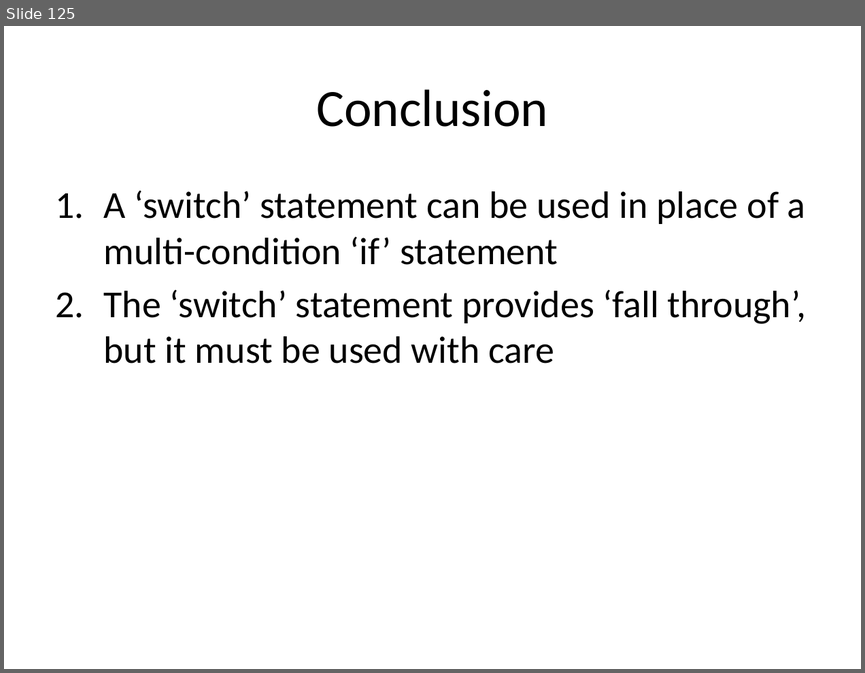
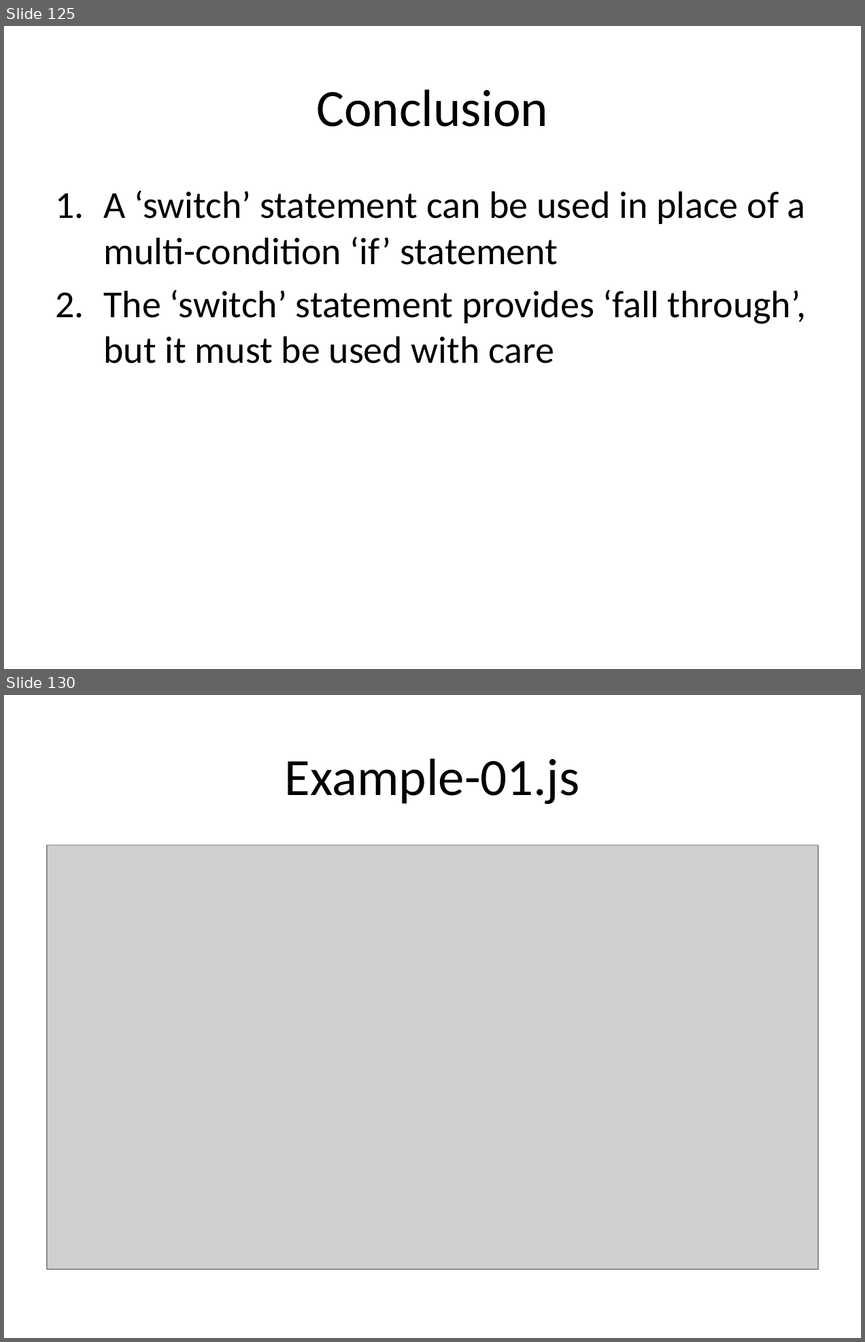
Before and after one commit to xiliax/web-programming-fundamentals, a slide deck: docs/learn-computer-programming.pptx. Shown one above the other, each under a label of ours: slide 125 before the commit, slides 125 and 130 after it; the slides between them are not shown. The pictures are 865x673 and 865x1342 pixels, drawn with LibreOffice and Linux fonts; fonts in the diff are those of the drawing; grey boxes stand for pictures. Boxes give left, top, right and bottom in pixels: in the first picture for what was removed or moved away, otherwise in the second. Text is boxed around its words. In the diff, an @@ line names an element or a change of style, - is before the commit and + after.

```diff
--- a/docs/learn-computer-programming.pptx
+++ b/docs/learn-computer-programming.pptx
@@ slide 130 added at [4, 695, 861, 1338], background #FFFFFF @@
@@ title added at [285, 758, 580, 804], 44 pt, text #000000 @@
+Example-01.js
@@ picture added at [47, 845, 818, 1269] @@
```
Also in this commit, not shown: 17 other slides added, 26 other files.
